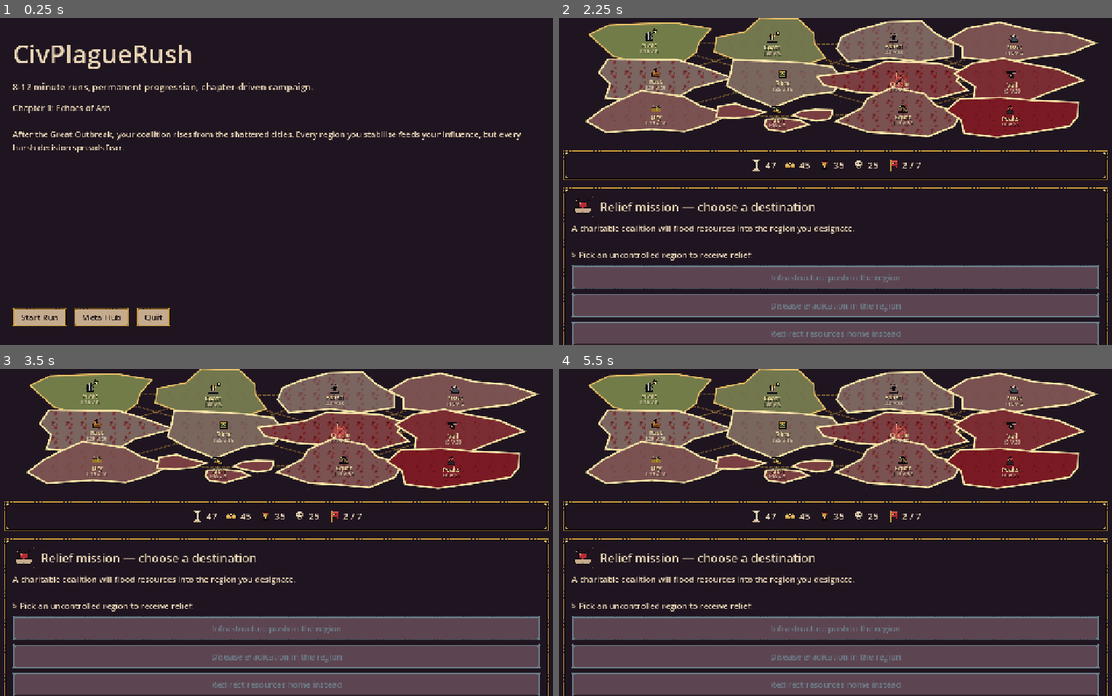
Above: before the commit, frames 1-4 (two rows, left to right).
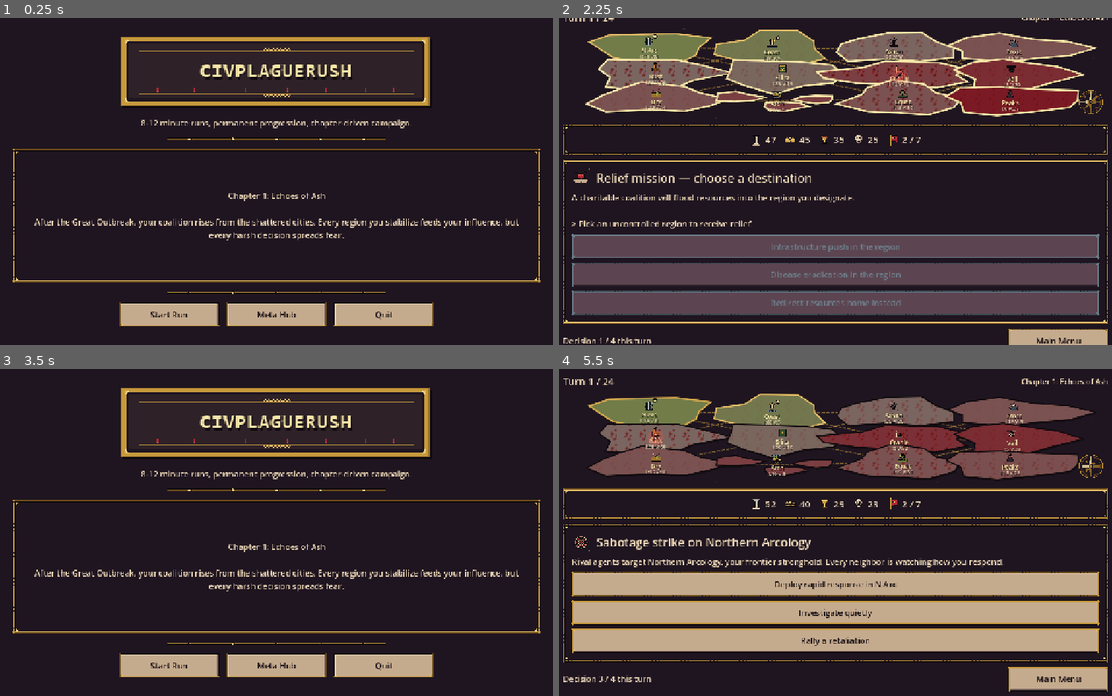
Above: after the commit, the same moments.

Repository: josemarnaiz/civplaguerush
Game: Godot game, scene res://scenes/MainMenu.tscn
Same seed, same stepped clock (60 frames per second), same inputs: the game is played once before the commit and once after it.
Inputs (mouse positions are in pixels of both pictures, inside the frame that each line leads up to):
- Up to frame 1 (0.25 s): no input
- Up to frame 2 (2.25 s): click "Meta Hub" at 0.5 s; click "Main Menu" at 1.25 s; click "Start Run" at 2 s
- Up to frame 3 (3.5 s): click (497, 692) at 2.75 s, where only the run after the commit has a clickable "Main Menu"
- Up to frame 4 (5.5 s): click (730, 666) at 3.5 s, where only the run after the commit has a clickable "Start Run"; click (835, 584) at 4.25 s, where only the run after the commit has a clickable "Hard quarantine of Cradle"; click (835, 584) at 5 s, where only the run after the commit has a clickable "Send negotiators"

The runs differ from the first frame. In frame 1, 12% of the frame differs, in the area x 2-98%, y 5-95%; in frame 2, 38%; in frame 3, 50%; in frame 4, 55%, in the area x 0-100%, y 0-100%.

Commit message:
Refresh menu and hub presentation with Ashen Fresco UI pass
Applies the latest scene wiring for MainMenu/MetaHub/RunScene and aligns
related scripts with the new visual structure: framed chapter panels,
header icon rows for events, and map-side ornamental overlays. Keeps the
existing gameplay flow while improving readability and thematic cohesion.

Made-with: Cursor

Diff:
--- a/scenes/MainMenu.tscn
+++ b/scenes/MainMenu.tscn
@@ -1,6 +1,8 @@
-[gd_scene load_steps=2 format=3]
+[gd_scene load_steps=4 format=3]
 
 [ext_resource type="Script" path="res://scripts/main_menu.gd" id="1_mmenu"]
+[ext_resource type="Texture2D" path="res://assets/art/ui/title_logo.png" id="2_title"]
+[ext_resource type="Texture2D" path="res://assets/art/ui/divider_horizontal.png" id="3_div"]
 
 [node name="MainMenu" type="Control"]
 layout_mode = 3
@@ -34,38 +36,86 @@
 
 [node name="VBox" type="VBoxContainer" parent="Margin"]
 layout_mode = 2
-theme_override_constants/separation = 20
+theme_override_constants/separation = 18
+alignment = 1
 
 [node name="Title" type="Label" parent="Margin/VBox"]
+visible = false
 layout_mode = 2
-theme_override_font_sizes/font_size = 56
 text = "CivPlagueRush"
+
+[node name="TitleRow" type="CenterContainer" parent="Margin/VBox"]
+layout_mode = 2
+
+[node name="Title" type="TextureRect" parent="Margin/VBox/TitleRow"]
+layout_mode = 2
+custom_minimum_size = Vector2(720, 160)
+texture = ExtResource("2_title")
+expand_mode = 1
+stretch_mode = 5
+texture_filter = 1
 
 [node name="SubTitle" type="Label" parent="Margin/VBox"]
 layout_mode = 2
-theme_override_font_sizes/font_size = 20
+theme_override_font_sizes/font_size = 18
+horizontal_alignment = 1
 autowrap_mode = 2
 text = "Run-based strategy game"
 
-[node name="ChapterIntro" type="Label" parent="Margin/VBox"]
+[node name="Divider" type="TextureRect" parent="Margin/VBox"]
+layout_mode = 2
+size_flags_horizontal = 4
+custom_minimum_size = Vector2(480, 8)
+texture = ExtResource("3_div")
+expand_mode = 1
+stretch_mode = 1
+texture_filter = 1
+
+[node name="ChapterPanel" type="PanelContainer" parent="Margin/VBox"]
+layout_mode = 2
+size_flags_vertical = 3
+
+[node name="ChapterMargin" type="MarginContainer" parent="Margin/VBox/ChapterPanel"]
+layout_mode = 2
+theme_override_constants/margin_left = 24
+theme_override_constants/margin_right = 24
+theme_override_constants/margin_top = 16
+theme_override_constants/margin_bottom = 16
+
+[node name="ChapterIntro" type="Label" parent="Margin/VBox/ChapterPanel/ChapterMargin"]
 layout_mode = 2
 size_flags_vertical = 3
 theme_override_font_sizes/font_size = 18
+horizontal_alignment = 1
+vertical_alignment = 1
 autowrap_mode = 2
 text = "Chapter intro goes here."
+
+[node name="Divider2" type="TextureRect" parent="Margin/VBox"]
+layout_mode = 2
+size_flags_horizontal = 4
+custom_minimum_size = Vector2(480, 8)
+texture = ExtResource("3_div")
+expand_mode = 1
+stretch_mode = 1
+texture_filter = 1
 
 [node name="Actions" type="HBoxContainer" parent="Margin/VBox"]
 layout_mode = 2
 theme_override_constants/separation = 16
+alignment = 1
 
 [node name="StartRunButton" type="Button" parent="Margin/VBox/Actions"]
 layout_mode = 2
+custom_minimum_size = Vector2(220, 54)
 text = "Start Run"
 
 [node name="MetaButton" type="Button" parent="Margin/VBox/Actions"]
 layout_mode = 2
+custom_minimum_size = Vector2(220, 54)
 text = "Meta Hub"
 
 [node name="QuitButton" type="Button" parent="Margin/VBox/Actions"]
 layout_mode = 2
+custom_minimum_size = Vector2(220, 54)
 text = "Quit"
--- a/scenes/MetaHub.tscn
+++ b/scenes/MetaHub.tscn
@@ -1,6 +1,8 @@
-[gd_scene load_steps=2 format=3]
+[gd_scene load_steps=4 format=3]
 
 [ext_resource type="Script" path="res://scripts/meta_hub.gd" id="1_metah"]
+[ext_resource type="Texture2D" path="res://assets/art/ui/divider_horizontal.png" id="2_div"]
+[ext_resource type="Texture2D" path="res://assets/art/icons/stat_resources.png" id="3_res"]
 
 [node name="MetaHub" type="Control"]
 layout_mode = 3
@@ -36,16 +38,56 @@
 layout_mode = 2
 theme_override_constants/separation = 16
 
+[node name="Header" type="HBoxContainer" parent="Margin/VBox"]
+layout_mode = 2
+theme_override_constants/separation = 12
+
+[node name="TitleLabel" type="Label" parent="Margin/VBox/Header"]
+layout_mode = 2
+size_flags_horizontal = 3
+theme_override_font_sizes/font_size = 30
+text = "ASHEN ARCHIVE"
+
+[node name="CreditsBadge" type="HBoxContainer" parent="Margin/VBox/Header"]
+layout_mode = 2
+theme_override_constants/separation = 8
+
+[node name="Icon" type="TextureRect" parent="Margin/VBox/Header/CreditsBadge"]
+layout_mode = 2
+custom_minimum_size = Vector2(32, 32)
+texture = ExtResource("3_res")
+expand_mode = 1
+stretch_mode = 5
+texture_filter = 1
+
+[node name="CreditsLabel" type="Label" parent="Margin/VBox/Header/CreditsBadge"]
+layout_mode = 2
+size_flags_vertical = 4
+theme_override_font_sizes/font_size = 24
+text = "Credits: 0"
+vertical_alignment = 1
+
+[node name="Divider" type="TextureRect" parent="Margin/VBox"]
+layout_mode = 2
+custom_minimum_size = Vector2(0, 8)
+texture = ExtResource("2_div")
+expand_mode = 1
+stretch_mode = 1
+texture_filter = 1
+
 [node name="SummaryLabel" type="Label" parent="Margin/VBox"]
 layout_mode = 2
-theme_override_font_sizes/font_size = 24
+theme_override_font_sizes/font_size = 20
 autowrap_mode = 2
 text = "Run summary"
 
-[node name="CreditsLabel" type="Label" parent="Margin/VBox"]
+[node name="Divider2" type="TextureRect" parent="Margin/VBox"]
 layout_mode = 2
-theme_override_font_sizes/font_size = 22
-text = "Credits: 0"
+custom_minimum_size = Vector2(0, 8)
+texture = ExtResource("2_div")
+expand_mode = 1
+stretch_mode = 1
+texture_filter = 1
 
 [node name="TechsPanel" type="PanelContainer" parent="Margin/VBox"]
 layout_mode = 2
@@ -58,6 +100,7 @@
 [node name="Actions" type="HBoxContainer" parent="Margin/VBox"]
 layout_mode = 2
 theme_override_constants/separation = 16
+alignment = 1
 
 [node name="PlayAgainButton" type="Button" parent="Margin/VBox/Actions"]
 layout_mode = 2
--- a/scenes/RunScene.tscn
+++ b/scenes/RunScene.tscn
@@ -32,34 +32,39 @@
 anchor_right = 1.0
 anchor_bottom = 1.0
 offset_left = 40.0
-offset_top = 30.0
+offset_top = 16.0
 offset_right = -40.0
-offset_bottom = -30.0
+offset_bottom = -16.0
 grow_horizontal = 2
 grow_vertical = 2
 
 [node name="VBox" type="VBoxContainer" parent="Margin"]
 layout_mode = 2
-theme_override_constants/separation = 14
-
-[node name="Header" type="VBoxContainer" parent="Margin/VBox"]
-layout_mode = 2
+theme_override_constants/separation = 10
+
+[node name="Header" type="HBoxContainer" parent="Margin/VBox"]
+layout_mode = 2
+theme_override_constants/separation = 24
 
 [node name="TurnLabel" type="Label" parent="Margin/VBox/Header"]
 layout_mode = 2
-theme_override_font_sizes/font_size = 28
+theme_override_font_sizes/font_size = 22
 text = "Turn"
 
 [node name="ChapterLabel" type="Label" parent="Margin/VBox/Header"]
 layout_mode = 2
-theme_override_font_sizes/font_size = 20
+size_flags_horizontal = 3
+size_flags_vertical = 4
+theme_override_font_sizes/font_size = 16
+horizontal_alignment = 2
+vertical_alignment = 1
 text = "Chapter"
 
 [node name="RegionMap" parent="Margin/VBox" instance=ExtResource("2_rgmap")]
 layout_mode = 2
 size_flags_horizontal = 3
 size_flags_vertical = 0
-custom_minimum_size = Vector2(0, 280)
+custom_minimum_size = Vector2(0, 200)
 
 [node name="StatePanel" type="PanelContainer" parent="Margin/VBox"]
 layout_mode = 2
@@ -178,7 +183,7 @@
 
 [node name="EventIcon" type="TextureRect" parent="Margin/VBox/EventPanel/EventVBox/EventHeader"]
 layout_mode = 2
-custom_minimum_size = Vector2(48, 48)
+custom_minimum_size = Vector2(40, 40)
 expand_mode = 1
 stretch_mode = 5
 texture_filter = 1
--- a/scripts/main_menu.gd
+++ b/scripts/main_menu.gd
@@ -1,15 +1,14 @@
 extends Control
 
-@onready var title_label: Label = $Margin/VBox/Title
+# Title is now a TextureRect with the painted logo; no runtime text assignment.
 @onready var subtitle_label: Label = $Margin/VBox/SubTitle
-@onready var chapter_intro_label: Label = $Margin/VBox/ChapterIntro
+@onready var chapter_intro_label: Label = $Margin/VBox/ChapterPanel/ChapterMargin/ChapterIntro
 @onready var start_button: Button = $Margin/VBox/Actions/StartRunButton
 @onready var meta_button: Button = $Margin/VBox/Actions/MetaButton
 @onready var quit_button: Button = $Margin/VBox/Actions/QuitButton
 
 
 func _ready() -> void:
-	title_label.text = "CivPlagueRush"
 	subtitle_label.text = "8-12 minute runs, permanent progression, chapter-driven campaign."
 	chapter_intro_label.text = _chapter_intro_text()
 
--- a/scripts/meta_hub.gd
+++ b/scripts/meta_hub.gd
@@ -5,7 +5,7 @@
 const PlatformProfileClass = preload("res://scripts/systems/platform_profile.gd")
 
 @onready var summary_label: Label = $Margin/VBox/SummaryLabel
-@onready var credits_label: Label = $Margin/VBox/CreditsLabel
+@onready var credits_label: Label = $Margin/VBox/Header/CreditsBadge/CreditsLabel
 @onready var techs_container: VBoxContainer = $Margin/VBox/TechsPanel/TechsList
 @onready var play_again_button: Button = $Margin/VBox/Actions/PlayAgainButton
 @onready var main_menu_button: Button = $Margin/VBox/Actions/MainMenuButton
--- a/scripts/ui/region_map.gd
+++ b/scripts/ui/region_map.gd
@@ -60,7 +60,9 @@
 }
 const INFECTION_TEX_PATH: String = "res://assets/art/map/infection_noise.png"
 const PLAGUE_SIGIL_PATH: String = "res://assets/art/map/plague_sigil.png"
+const COMPASS_ROSE_PATH: String = "res://assets/art/map/compass_rose.png"
 const INFECTION_TILE_SIZE: float = 32.0
+const COMPASS_SIZE: float = 56.0
 
 var _snapshot: Array = []
 var _polygons: Dictionary = {}        # id -> Array[PackedVector2Array] (normalized 0..1)
@@ -77,6 +79,7 @@
 var _biome_textures: Dictionary = {}   # biome id -> Texture2D
 var _infection_tex: Texture2D = null
 var _plague_sigil: Texture2D = null
+var _compass_rose: Texture2D = null
 var _time: float = 0.0
 
 
@@ -423,7 +426,13 @@
 		draw_circle(c, 5.0, Color(0.059, 0.039, 0.055, 0.85))
 		_draw_star(c, 4.2, STAR_COLOR)
 
-	# Pass 6: tooltip for the hovered region (after a short delay).
+	# Pass 6: decorative compass rose in the bottom-right corner of the map.
+	if _compass_rose != null:
+		var rose_pos: Vector2 = Vector2(s.x - COMPASS_SIZE - 10.0, s.y - COMPASS_SIZE - 10.0)
+		var rose_rect := Rect2(rose_pos, Vector2(COMPASS_SIZE, COMPASS_SIZE))
+		draw_texture_rect(_compass_rose, rose_rect, false, Color(1, 1, 1, 0.82))
+
+	# Pass 7: tooltip for the hovered region (after a short delay).
 	_draw_hover_tooltip(s)
 
 
@@ -527,6 +536,7 @@
 			_biome_textures[String(key)] = tex
 	_infection_tex = _safe_load_texture(INFECTION_TEX_PATH)
 	_plague_sigil = _safe_load_texture(PLAGUE_SIGIL_PATH)
+	_compass_rose = _safe_load_texture(COMPASS_ROSE_PATH)
 
 
 func _safe_load_texture(path: String) -> Texture2D:
